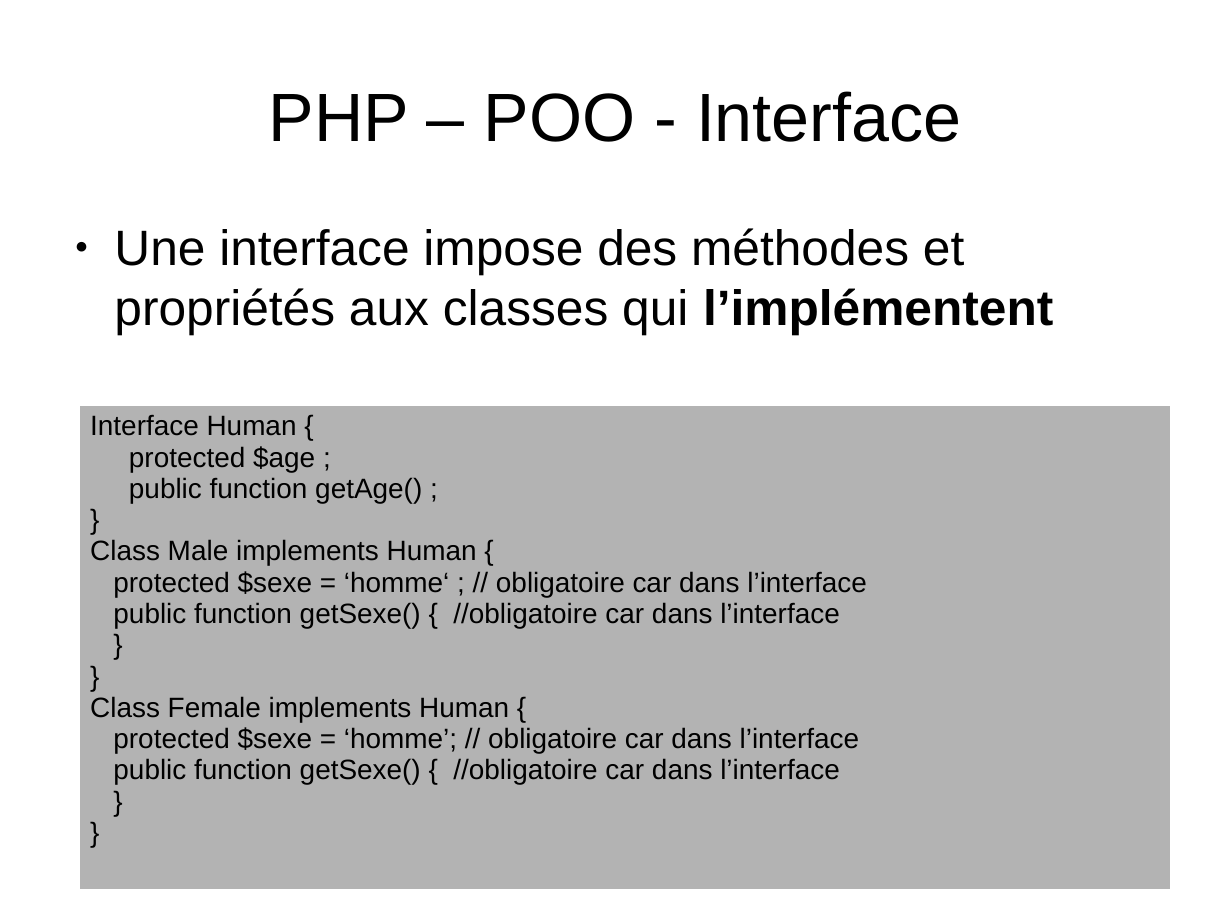
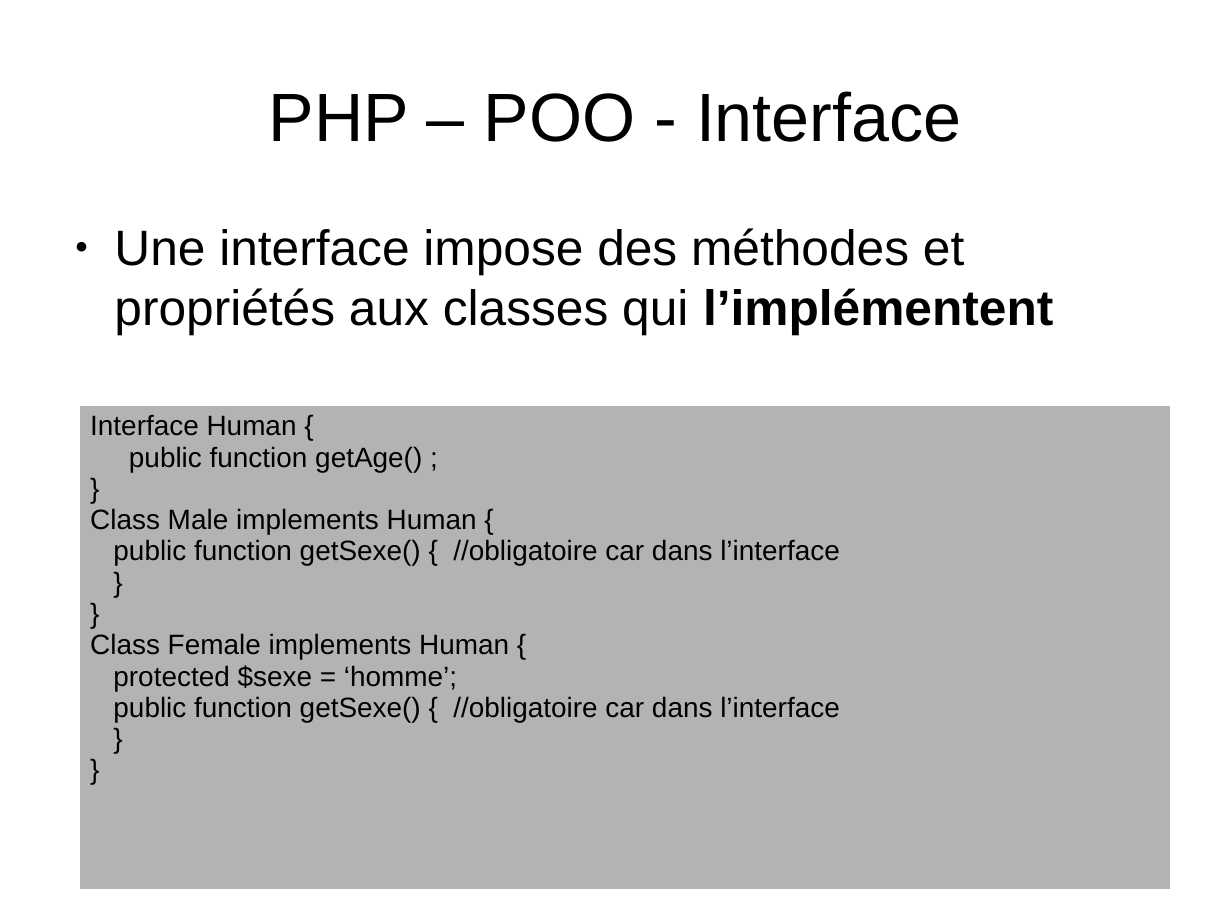
Before and after one commit to NicoM88/formation, a slide deck: slide 28 of PHP/formation.odp. Drawn at 1232x924 pixels with LibreOffice and Linux fonts; fonts in the diff are those of the drawing. Boxes give left, top, right and bottom in pixels: in the first picture for what was removed or moved away, otherwise in the second. Text is boxed around its words. In the diff, an @@ line names an element or a change of style, - is before the commit and + after.

Commit message:
error interface

```diff
--- a/PHP/formation.odp
+++ b/PHP/formation.odp
@@ table at <box>79,405,1171,889</box> @@
-row 1, column 1: Interface Human { / protected $age ; / public function getAge() ; / } / Class Male implements Human { / protected $sexe = ‘homme‘ ; // obligatoire car dans l’interface / public function getSexe() { //obligatoire car dans l’interface / } / } / Class Female implements Human { / protected $sexe = ‘homme’; // obligatoire car dans l’interface / public function getSexe() { //obligatoire car dans l’interface / } / }
+row 1, column 1: Interface Human { / public function getAge() ; / } / Class Male implements Human { / public function getSexe() { //obligatoire car dans l’interface / } / } / Class Female implements Human { / protected $sexe = ‘homme’; / public function getSexe() { //obligatoire car dans l’interface / } / }
```
